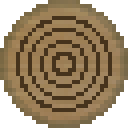
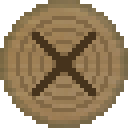
Comparing the layer stacks of the two (128, 128) images. Changes:
added layer "Layer 4" above "Layer 3" over (32, 32, 96, 96)
painted on "Layer 2" over (16, 16, 112, 112)
